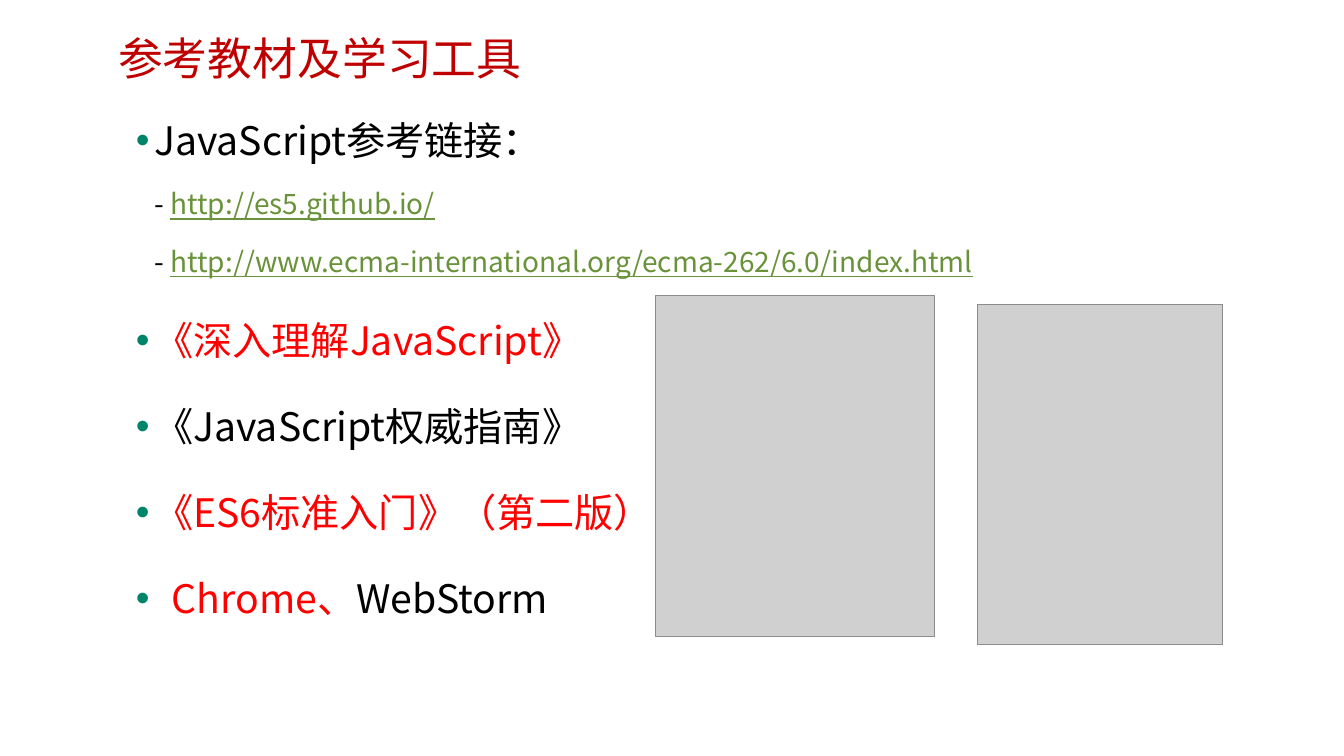
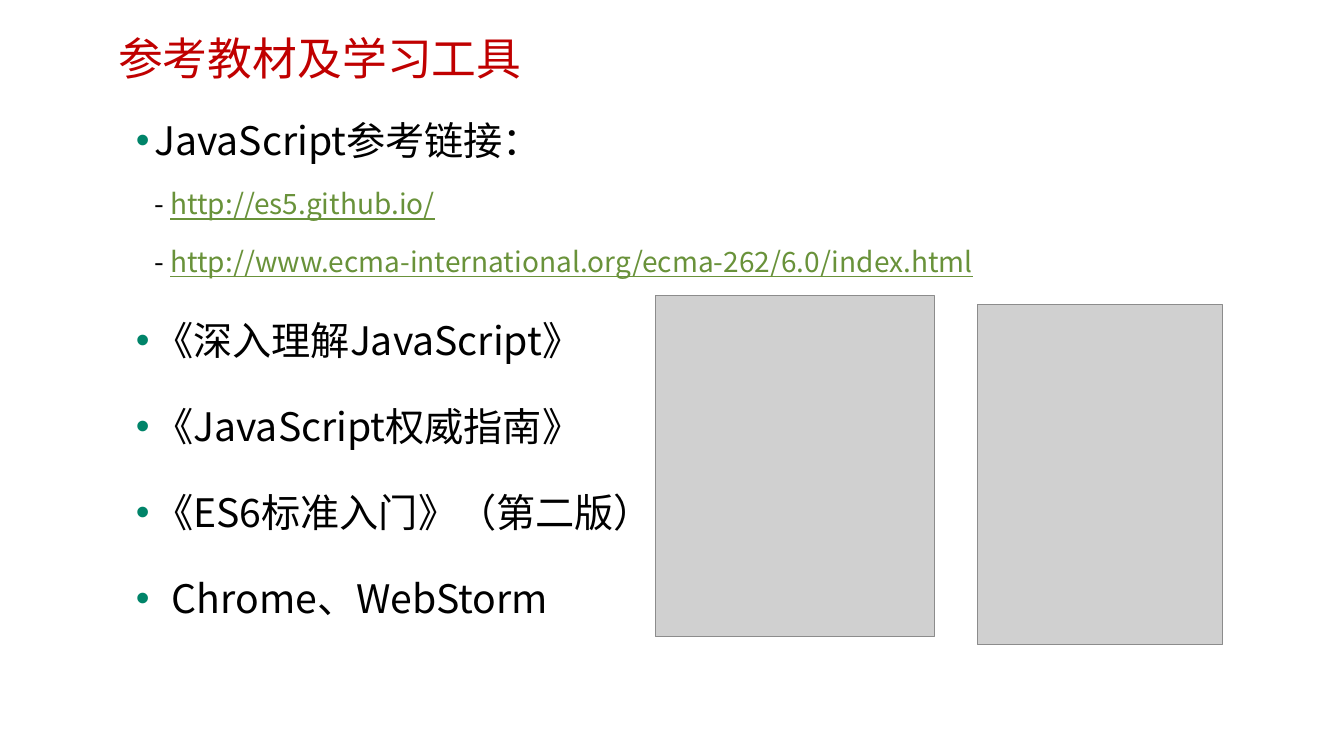
Before and after one commit to edu2act/course-javascript-advanced, a slide deck: slide 7 of 课程PPT/01.JavaScript发展历程及语言特点.pptx. Drawn at 1344x756 pixels with LibreOffice and Linux fonts; fonts in the diff are those of the drawing; grey boxes stand for pictures; background and template pictures are left out. Boxes give left, top, right and bottom in pixels: in the first picture for what was removed or moved away, otherwise in the second. Text is boxed around its words. In the diff, an @@ line names an element or a change of style, - is before the commit and + after.

```diff
--- a/课程PPT/01.JavaScript发展历程及语言特点.pptx
+++ b/课程PPT/01.JavaScript发展历程及语言特点.pptx
@@ text at box(154, 322, 653, 615): text colour #FF0000 to #000000 in "《深入理解JavaScript》", "《ES6标准入门》（第二版）", "Chrome、WebStorm" @@
```
Also in this commit, not shown: 6 other slides changed, 1 slide removed, 3 other files.
